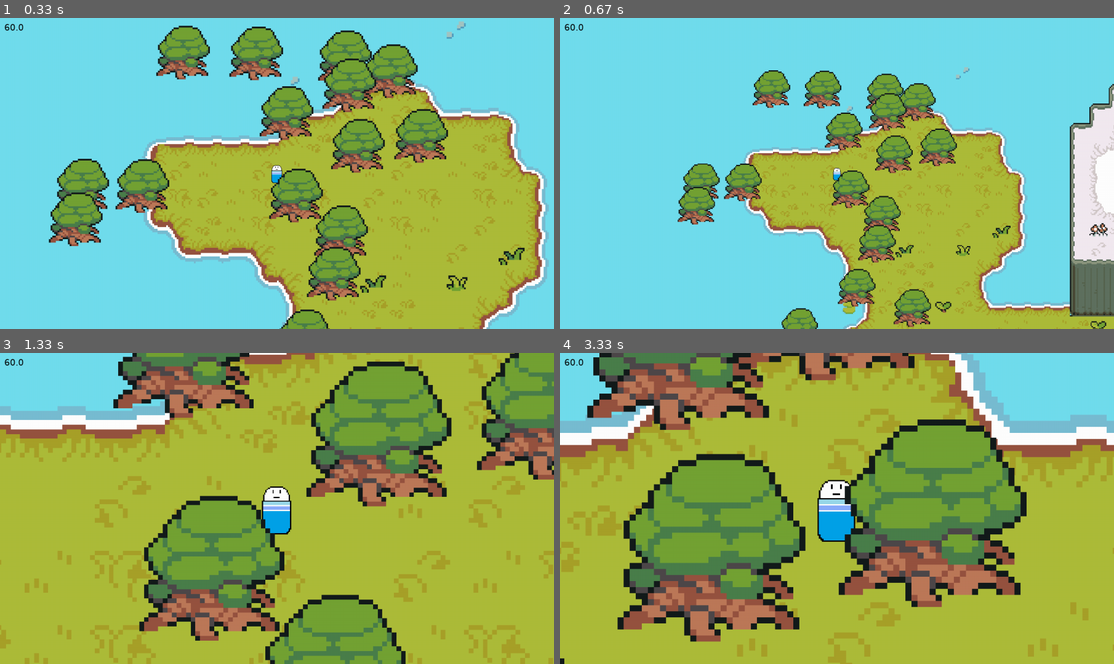
Above: before the commit, frames 1-4 (two rows, left to right).
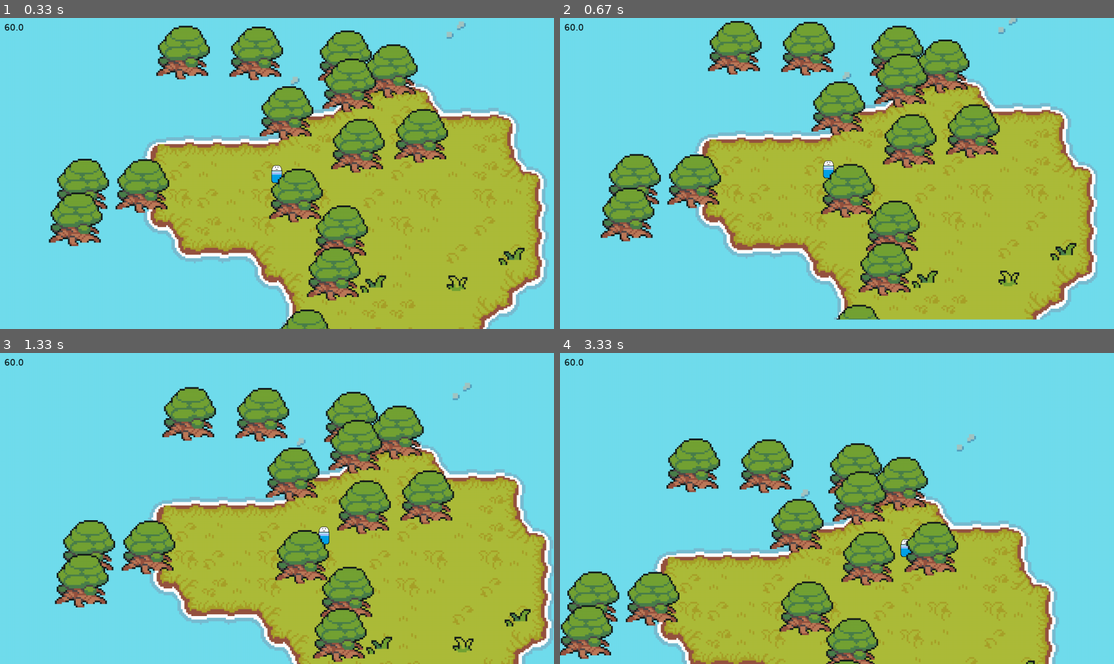
Above: after the commit, the same moments.

Repository: C0DE-SAGE/pygame-top-down-shooter
Game: pygame game, started from test/camera.py
Same seed, same stepped clock (60 frames per second), same inputs: the game is played once before the commit and once after it.
Inputs (mouse positions are in pixels of both pictures, inside the frame that each line leads up to):
- Up to frame 1 (0.33 s): no input
- Up to frame 2 (0.67 s): tap E at 0.33 s
- Up to frame 3 (1.33 s): click (254, 520) at 0.72 s; hold Q from 1 s (still down); hold Right from 1 s (still down); move the mouse to (454, 499) at 1.03 s
- Up to frame 4 (3.33 s): release Q at 1.47 s; release Right at 1.47 s; hold Right 1.5-1.97 s; hold Up 2-2.3 s; hold Right 2.33-2.8 s; hold Left from 2.83 s (still down)

Frame 1 is identical in both runs. In frame 2, 44% of the frame differs, in the area x 7-100%, y 0-100%; in frame 3, 78%; in frame 4, 81%, in the area x 0-100%, y 0-100%.

Commit message:
Optimizing / refactoring camera

Diff:
--- a/test/camera.py
+++ b/test/camera.py
@@ -1,16 +1,19 @@
 import pygame, sys
-import math
 from random import randint
 
+SCREEN_WIDTH = 1280
+SCREEN_HEIGHT = 720
+
 class Tree(pygame.sprite.Sprite):
-	def __init__(self, pos, group):
-		super().__init__(group)
+	def __init__(self, pos):
+		super().__init__()
 		self.image = pygame.image.load('test/graphics/tree.png').convert_alpha()
-		self.rect = self.image.get_rect(topleft = pos)
+		self.rect = self.image.get_rect(topleft=pos)
+
 
 class Player(pygame.sprite.Sprite):
-	def __init__(self, pos, group):
-		super().__init__(group)
+	def __init__(self, pos):
+		super().__init__()
 		self.image = pygame.image.load('test/graphics/pixil-frame-0.png').convert_alpha()
 		self.rect = self.image.get_rect(center=pos)
 		self.direction = pygame.math.Vector2()
@@ -37,93 +40,79 @@
 		self.input()
 		self.rect.center += self.direction * self.speed
 
-	def create_bullet(self, camera_pos, camera_group):
-		return Bullet(self.rect, camera_pos, camera_group)
+	def create_bullet(self, camera_pos):
+		return Bullet(self.rect, camera_pos)
 
 
 class Bullet(pygame.sprite.Sprite):
-	def __init__(self, player_pos, camera_pos, group):
-		super().__init__(group)
-		self.pos = pygame.math.Vector2(player_pos.center)
+	def __init__(self, player_pos, camera_pos):
+		super().__init__()
 		self.image = pygame.Surface((10, 10))
 		self.image.fill((255, 0, 0))
+		self.pos = pygame.math.Vector2(player_pos.center)
 		self.rect = self.image.get_rect(center=self.pos)
 
 		self.speed = 15
-		self.vel = pygame.math.Vector2(pygame.mouse.get_pos())
-		self.vel += camera_pos - player_pos.center
+		self.vel = pygame.math.Vector2(pygame.mouse.get_pos()) + camera_pos - player_pos.center
+		# self.vel += camera_pos - player_pos.center
 		self.vel = self.vel.normalize() * self.speed
 
 	def update(self):
 		self.pos += self.vel
 		self.rect.center = self.pos
 
-class CameraGroup(pygame.sprite.Group):
-	def __init__(self):
-		super().__init__()
-		self.display_surface = pygame.display.get_surface()
 
-		# camera offset
-		self.offset = pygame.math.Vector2()
-		self.half_w = self.display_surface.get_size()[0] // 2
-		self.half_h = self.display_surface.get_size()[1] // 2
+class View:
+	def __init__(self, rect, target=None):
+		self.rect = rect
+		self.target = target
+		self.bg = pygame.image.load('test/graphics/ground.png').convert_alpha()
+		self.bg_rect = self.bg.get_rect(topleft=(0, 0))
+		self.sight_scale = 1
 
-		# box setup
-		self.camera_borders = {'left': 200, 'right': 200, 'top': 100, 'bottom': 100}
-		l = self.camera_borders['left']
-		t = self.camera_borders['top']
-		w = self.display_surface.get_size()[0]  - (self.camera_borders['left'] + self.camera_borders['right'])
-		h = self.display_surface.get_size()[1]  - (self.camera_borders['top'] + self.camera_borders['bottom'])
-		self.camera_rect = pygame.Rect(l, t, w, h)
-
-		# ground
-		self.ground_surf = pygame.image.load('test/graphics/ground.png').convert_alpha()
-		self.ground_rect = self.ground_surf.get_rect(topleft = (0,0))
-
-		# camera speed
-		self.keyboard_speed = 5
-		self.mouse_speed = 0.2
-
-		# zoom
-		self.zoom_scale = 1
-		self.internal_surf_size = (2500, 2500)
-		self.internal_surf = pygame.Surface(self.internal_surf_size, pygame.SRCALPHA)
-		self.internal_rect = self.internal_surf.get_rect(center = (self.half_w,self.half_h))
-		self.internal_surface_size_vector = pygame.math.Vector2(self.internal_surf_size)
-		self.internal_offset = pygame.math.Vector2()
-		self.internal_offset.x = self.internal_surf_size[0] // 2 - self.half_w
-		self.internal_offset.y = self.internal_surf_size[1] // 2 - self.half_h
-
-	def center_target_camera(self, target):
-		self.offset.x = target.rect.centerx - self.half_w
-		self.offset.y = target.rect.centery - self.half_h
-
-	def zoom_keyboard_control(self):
+	def step(self):
 		keys = pygame.key.get_pressed()
 		if keys[pygame.K_q]:
-			self.zoom_scale += 0.1
-		if keys[pygame.K_e]:
-			self.zoom_scale -= 0.1
+			self.sight_scale += 0.01
+		if keys[pygame.K_e] and self.sight_scale > 0.2:
+			self.sight_scale -= 0.01
+		self.rect.width = SCREEN_WIDTH * self.sight_scale
+		self.rect.height = SCREEN_HEIGHT * self.sight_scale
 
-	def custom_draw(self, player):
-		self.center_target_camera(player)
-		self.zoom_keyboard_control()
+		if self.target:
+			self.rect.center = self.target.rect.center
 
-		self.internal_surf.fill('#71ddee')
+	def draw(self, group):
+		# 확대/축소를 제거한 코드. 빠름.
+		global screen
+		screen.fill('#71ddee')
+		clip_rect = self.bg_rect.clip(self.rect)
+		screen_rect = clip_rect.move(-self.rect.left, -self.rect.top)
+		inside_rect = clip_rect.move(-self.bg_rect.left, -self.bg_rect.top)
+		screen.blit(self.bg, screen_rect, inside_rect)
 
-		# ground
-		ground_offset = self.ground_rect.topleft - self.offset + self.internal_offset
-		self.internal_surf.blit(self.ground_surf,ground_offset)
+		for sprite in sorted(group.sprites(), key=lambda sprite: sprite.rect.bottom):
+			clip_rect = sprite.rect.clip(self.rect)
+			screen_rect = clip_rect.move(-self.rect.left, -self.rect.top)
+			inside_rect = clip_rect.move(-sprite.rect.left, -sprite.rect.top)
+			screen.blit(sprite.image, screen_rect, inside_rect)
 
-		# active elements
-		for sprite in sorted(self.sprites(),key = lambda sprite: sprite.rect.centery):
-			offset_pos = sprite.rect.topleft - self.offset + self.internal_offset
-			self.internal_surf.blit(sprite.image,offset_pos)
+		# 확대/축소를 지원하는 코드. 다소 느림.
+		# global screen
+		# surf = pygame.Surface(self.rect.size)
+		# surf.fill('#71ddee')
+		# clip_rect = self.bg_rect.clip(self.rect)
+		# screen_rect = clip_rect.move(-self.rect.left, -self.rect.top)
+		# inside_rect = clip_rect.move(-self.bg_rect.left, -self.bg_rect.top)
+		# surf.blit(self.bg, screen_rect, inside_rect)
 
-		scaled_surf = pygame.transform.scale(self.internal_surf,self.internal_surface_size_vector * self.zoom_scale)
-		scaled_rect = scaled_surf.get_rect(center = (self.half_w,self.half_h))
+		# for sprite in sorted(group.sprites(), key=lambda sprite: sprite.rect.bottom):
+		# 	clip_rect = sprite.rect.clip(self.rect)
+		# 	screen_rect = clip_rect.move(-self.rect.left, -self.rect.top)
+		# 	inside_rect = clip_rect.move(-sprite.rect.left, -sprite.rect.top)
+		# 	surf.blit(sprite.image, screen_rect, inside_rect)
+		# 	pygame.transform.scale(surf, (SCREEN_WIDTH, SCREEN_HEIGHT), screen)
 
-		self.display_surface.blit(scaled_surf,scaled_rect)
 
 class FPS:
     def __init__(self):
@@ -136,23 +125,20 @@
         display.blit(self.text, (10, 10))
 
 
-
 pygame.init()
-screen = pygame.display.set_mode((1280,720))
-clock = pygame.time.Clock()
-
+screen = pygame.display.set_mode((SCREEN_WIDTH,SCREEN_HEIGHT))
 fps = FPS()
 
-# setup
-camera_group = CameraGroup()
-player = Player((640,360), camera_group)
+group = pygame.sprite.Group()
+player = Player((640,360))
+group.add(player)
+
+view = View(pygame.Rect(0, 0, SCREEN_WIDTH, SCREEN_HEIGHT), player)
 
 for i in range(20):
 	random_x = randint(0,1000)
 	random_y = randint(0,1000)
-	Tree((random_x,random_y), camera_group)
-
-bullet_group = pygame.sprite.Group()
+	group.add(Tree((random_x, random_y)))
 
 while True:
 	for event in pygame.event.get():
@@ -164,15 +150,13 @@
 				pygame.quit()
 				sys.exit()
 		if event.type == pygame.MOUSEBUTTONDOWN:
-			camera_group.add(player.create_bullet(camera_group.offset, camera_group))
+			group.add(player.create_bullet(view.rect.topleft))
+		if event.type == pygame.MOUSEWHEEL:
+			view.sight_scale += event.y * 0.03
 
-		if event.type == pygame.MOUSEWHEEL:
-			camera_group.zoom_scale += event.y * 0.03
-
-	screen.fill('#71ddee')
-	camera_group.update()
-	camera_group.custom_draw(player)
+	view.step()
+	view.draw(group)
+	group.update()
 	fps.render(screen)
 	pygame.display.update()
-	print(camera_group.offset, camera_group.zoom_scale, pygame.mouse.get_pos())
 	fps.clock.tick(60)
